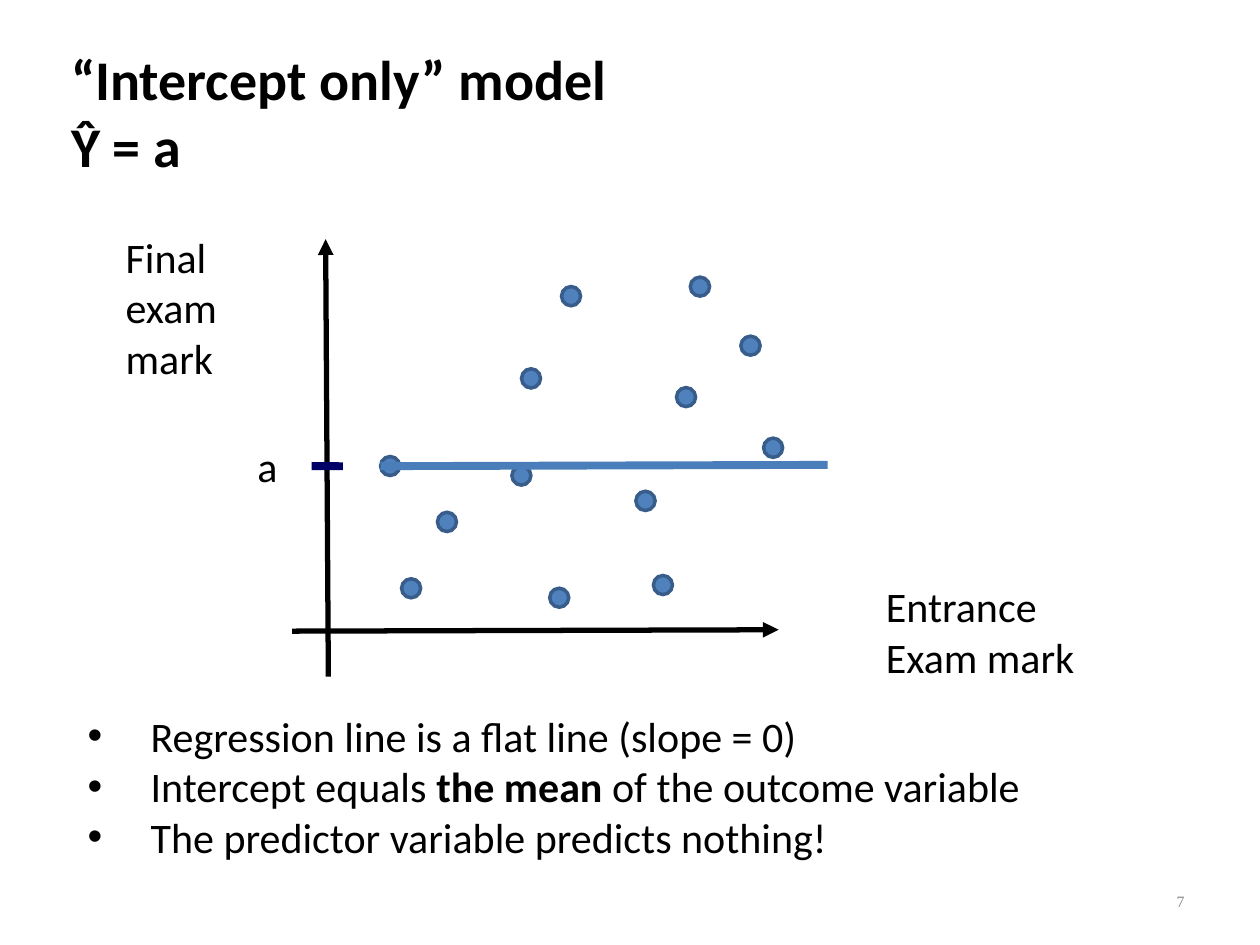
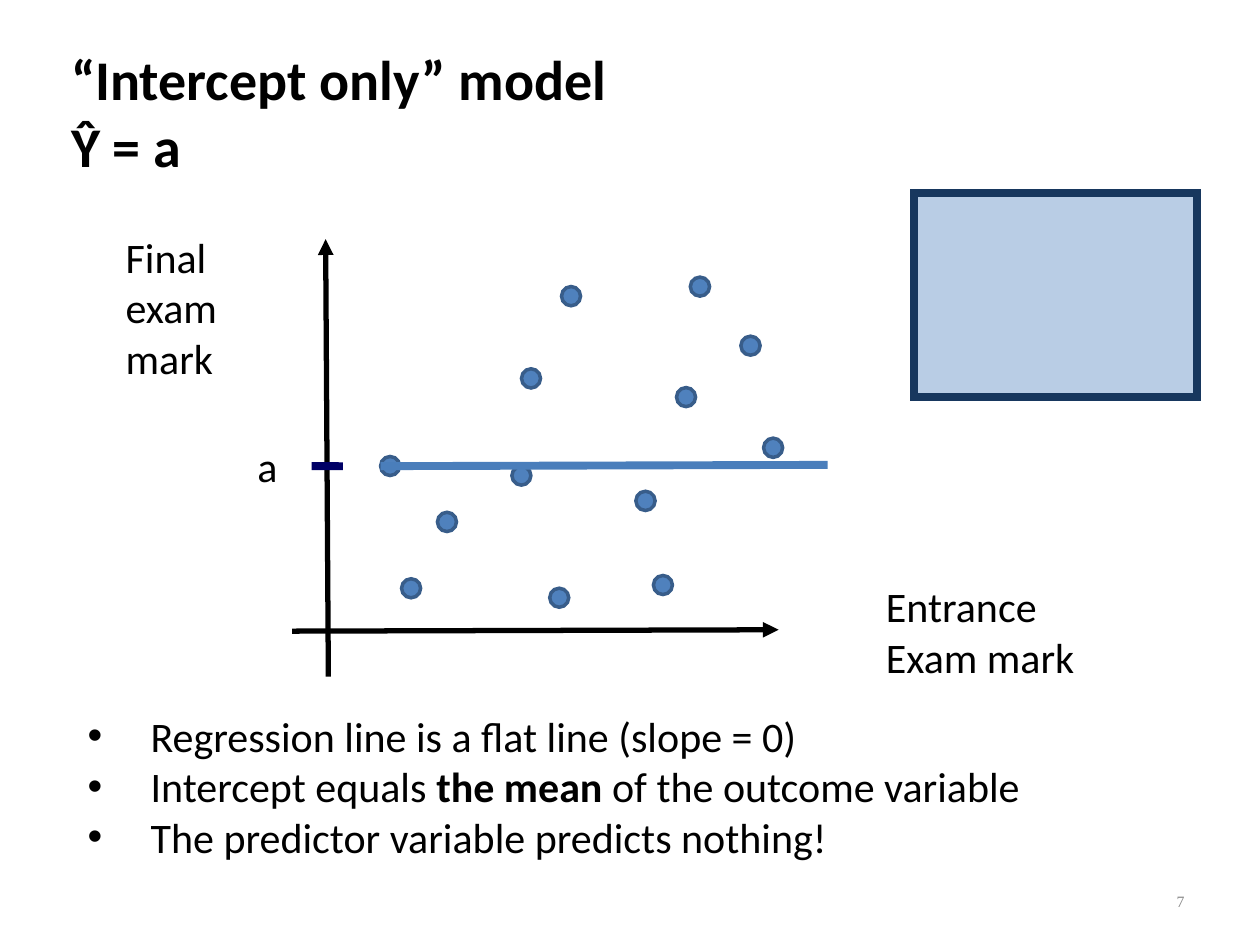
Before and after one commit to chrisjberry/datafluencyCB, a slide deck: slide 7 of docs/slides/regression2-chris.ppt. Drawn at 1260x945 pixels with LibreOffice and Linux fonts; fonts in the diff are those of the drawing. Boxes give left, top, right and bottom in pixels: in the first picture for what was removed or moved away, otherwise in the second. Text is boxed around its words. In the diff, an @@ line names an element or a change of style, - is before the commit and + after.

```diff
--- a/docs/slides/regression2-chris.ppt
+++ b/docs/slides/regression2-chris.ppt
@@ rectangle added at [914, 193, 1197, 397], fill #B9CDE5, outline #17375E 4.51 pt @@
```
Also in this commit, not shown: 5 other slides changed, 1 other file.
